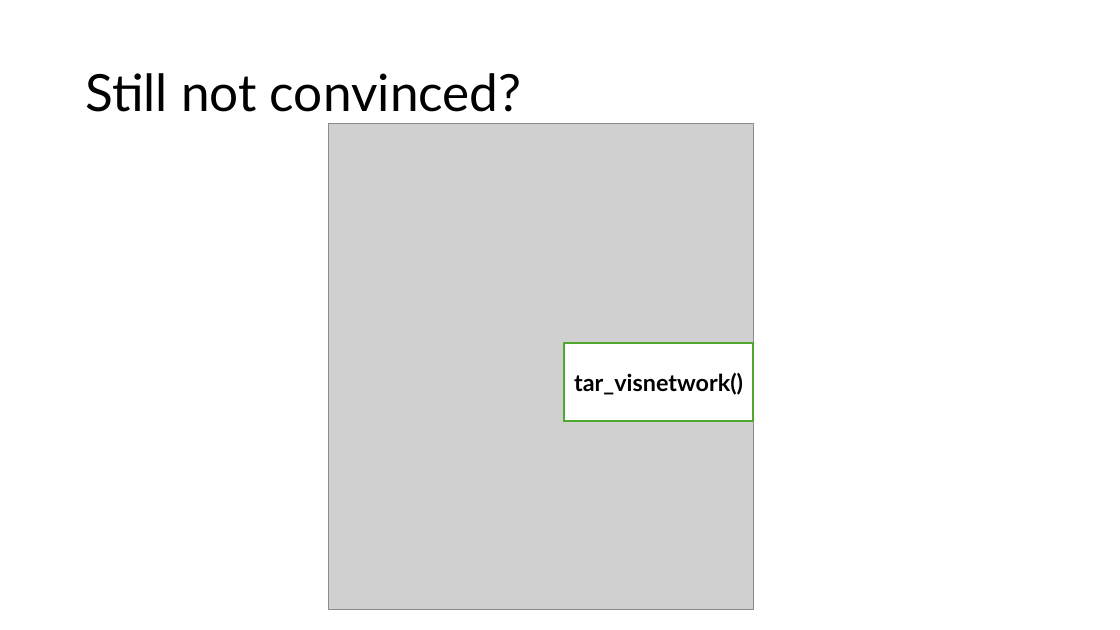
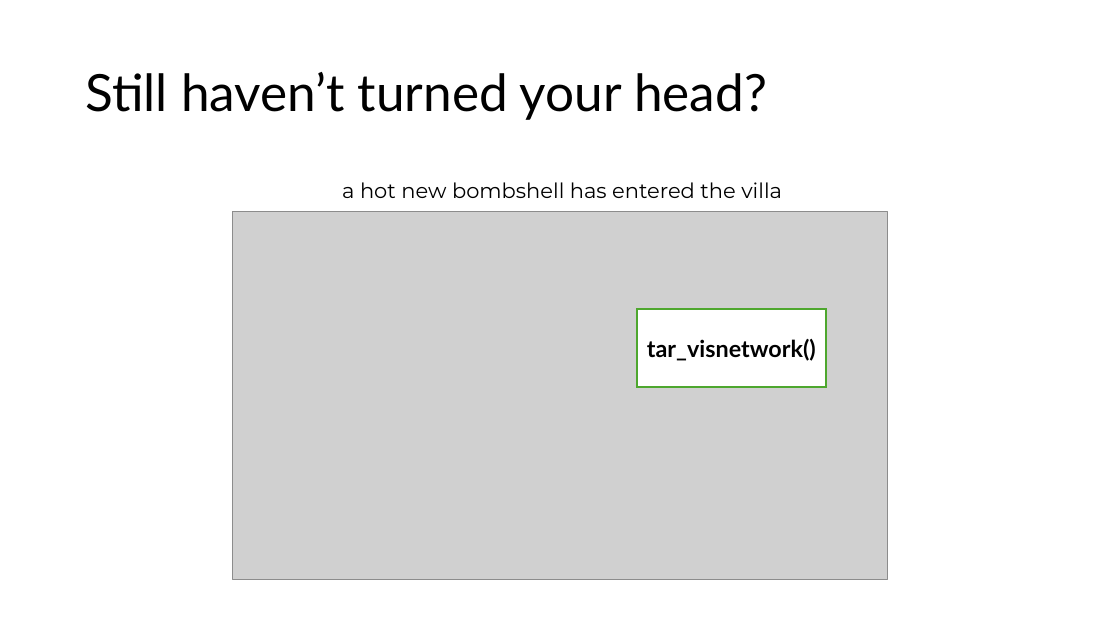
Before and after one commit to andreashandel/targets-tutorial, a slide deck: slide 5 of products/slides/idig-pres.pptx (slide 4 before the commit). Drawn at 1120x630 pixels with LibreOffice and Linux fonts; fonts in the diff are those of the drawing; grey boxes stand for pictures. Boxes give left, top, right and bottom in pixels: in the first picture for what was removed or moved away, otherwise in the second. Text is boxed around its words. In the diff, an @@ line names an element or a change of style, - is before the commit and + after.

```diff
--- a/products/slides/idig-pres.pptx
+++ b/products/slides/idig-pres.pptx
@@ title at (85, 72, 767, 120): text changed @@
-Still not convinced?
+Still haven’t turned your head?
@@ text added at (342, 182, 782, 198), 18 pt, text #000000 @@
+a hot new bombshell has entered the villa
@@ picture: place and size @@
-picture at (329, 124, 754, 609)
+picture at (233, 212, 887, 580)
@@ rectangle "tar_visnetwork()": place and size @@
-rectangle "tar_visnetwork()" at (565, 343, 754, 421)
+rectangle "tar_visnetwork()" at (637, 309, 826, 387)
```
Also in this commit, not shown: 4 other slides changed, 3 slides added.
